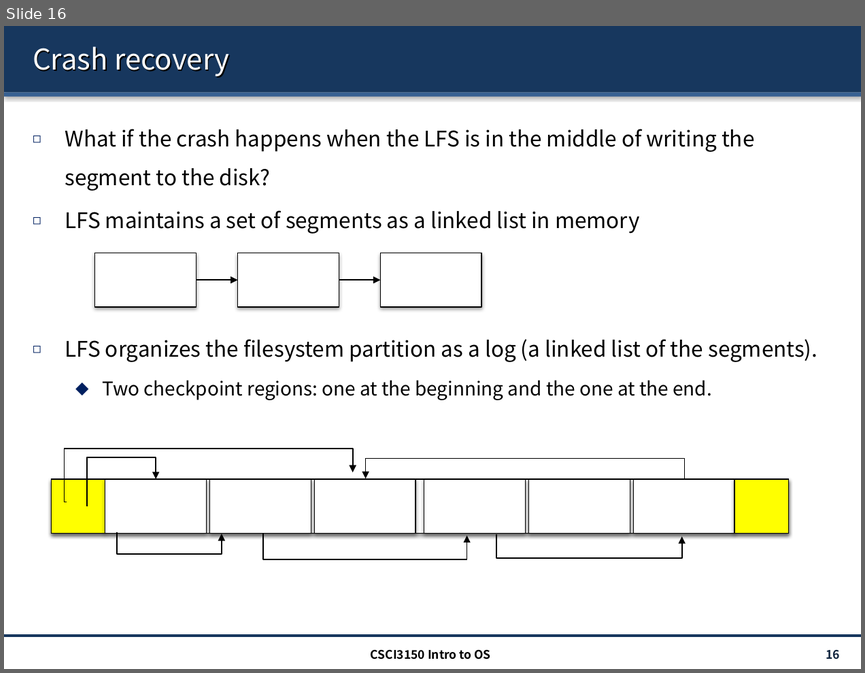
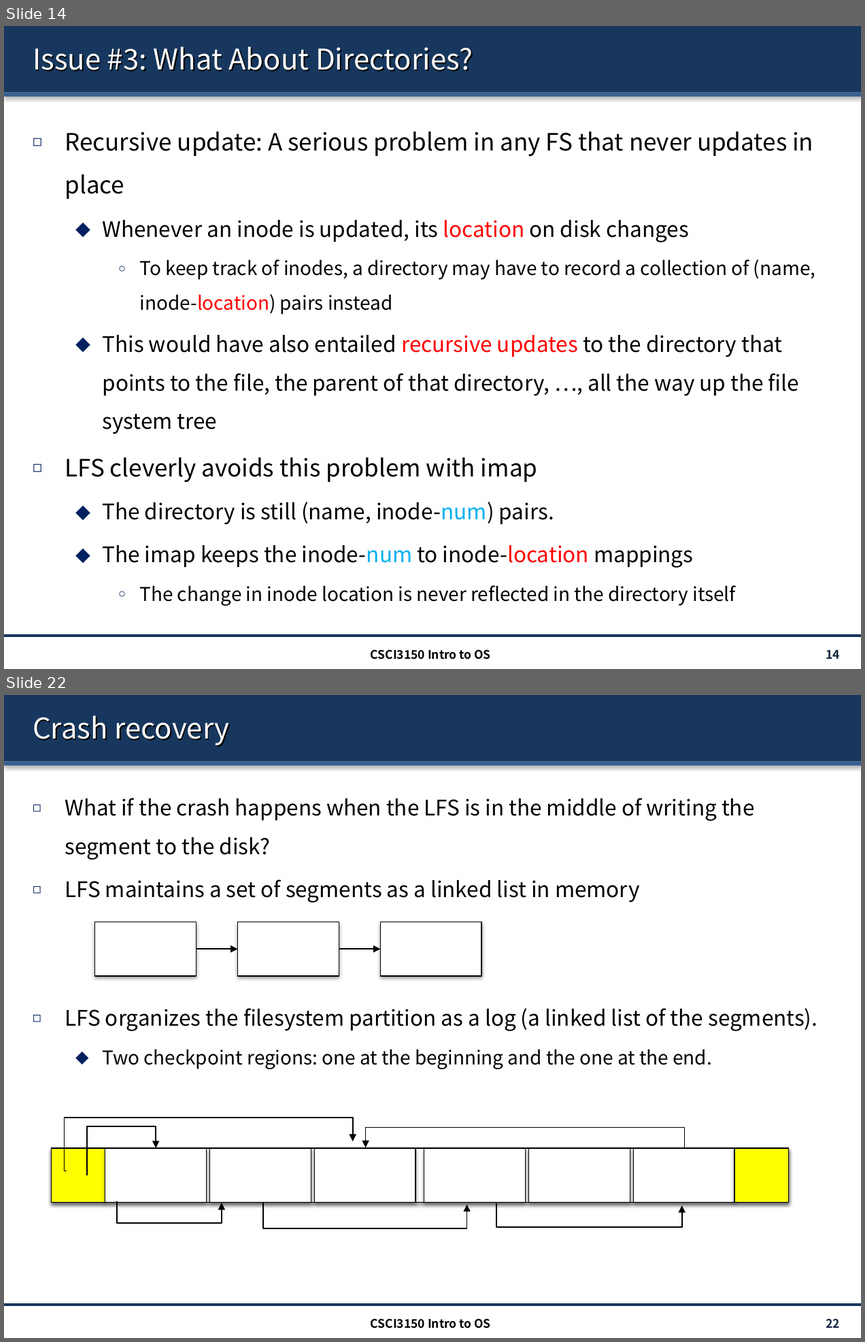
Before and after one commit to henryhxu/CSCI3150, a slide deck: lecture/lec15_lfs.pptx. Shown one above the other, each under a label of ours: slide 16 before the commit, slides 14 and 22 after it; the slides between them are not shown. The pictures are 865x673 and 865x1342 pixels, drawn with LibreOffice and Linux fonts; fonts in the diff are those of the drawing. Boxes give left, top, right and bottom in pixels: in the first picture for what was removed or moved away, otherwise in the second. Text is boxed around its words. In the diff, an @@ line names an element or a change of style, - is before the commit and + after.

```diff
--- a/lecture/lec15_lfs.pptx
+++ b/lecture/lec15_lfs.pptx
@@ slide 14 added at [4,26,861,669], background #FFFFFF; not listed: 3 template elements that a slide beside it also shows @@
@@ title added at [33,46,473,72], 24 pt, text #FFFFFF @@
+Issue #3: What About Directories?
@@ text added at [65,131,815,605], 18 pt, text #000000 @@
+◻ Recursive update: A serious problem in any FS that never updates in place
+  ⬥ Whenever an inode is updated, its location on disk changes
+    ○ To keep track of inodes, a directory may have to record a collection of (name, inode-location) pairs instead
+  ⬥ This would have also entailed recursive updates to the directory that points to the file, the parent of that directory, …, all the way up the file system tree
+◻ LFS cleverly avoids this problem with imap
+  ⬥ The directory is still (name, inode-num) pairs.
+  ⬥ The imap keeps the inode-num to inode-location mappings
+    ○ The change in inode location is never reflected in the directory itself
@@ text added at [371,650,491,659], 10 pt, text #000000, bold @@
+CSCI3150 Intro to OS
@@ page number added at [825,650,840,658], 10 pt, text #0F243E, bold @@
+14
@@ what was slide 16 is now slide 22 @@
@@ page number at [825,1319,840,1327]: text changed @@
-16
+22
```
Also in this commit, not shown: 14 slides changed, 5 other slides added.
